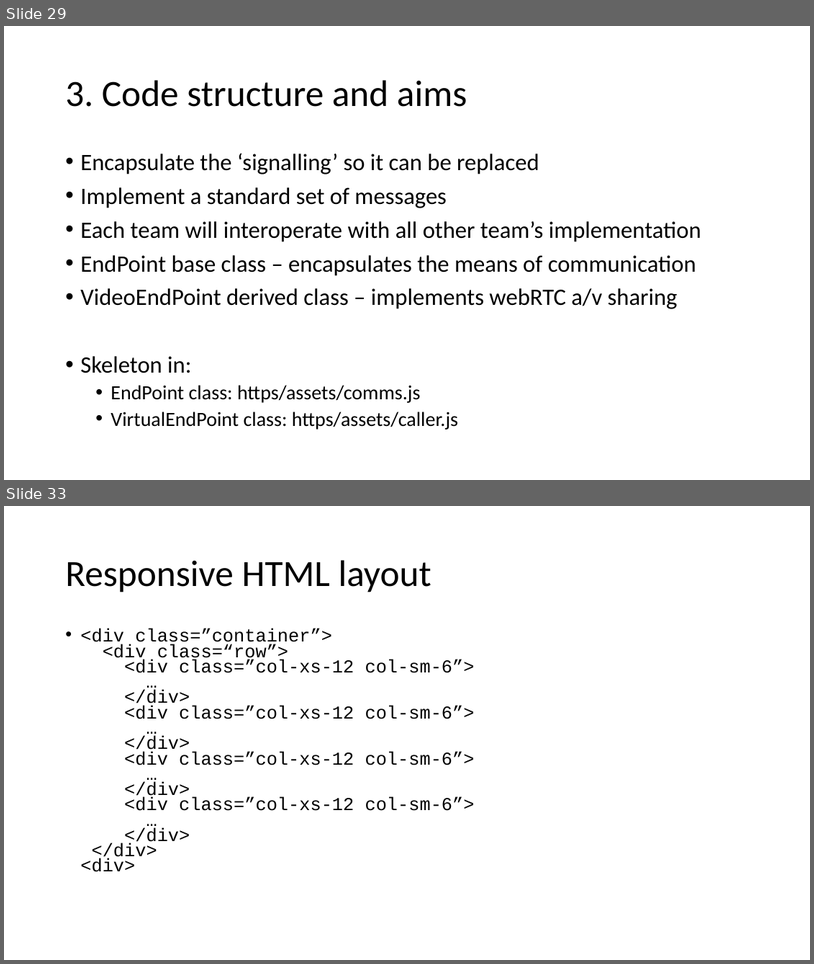
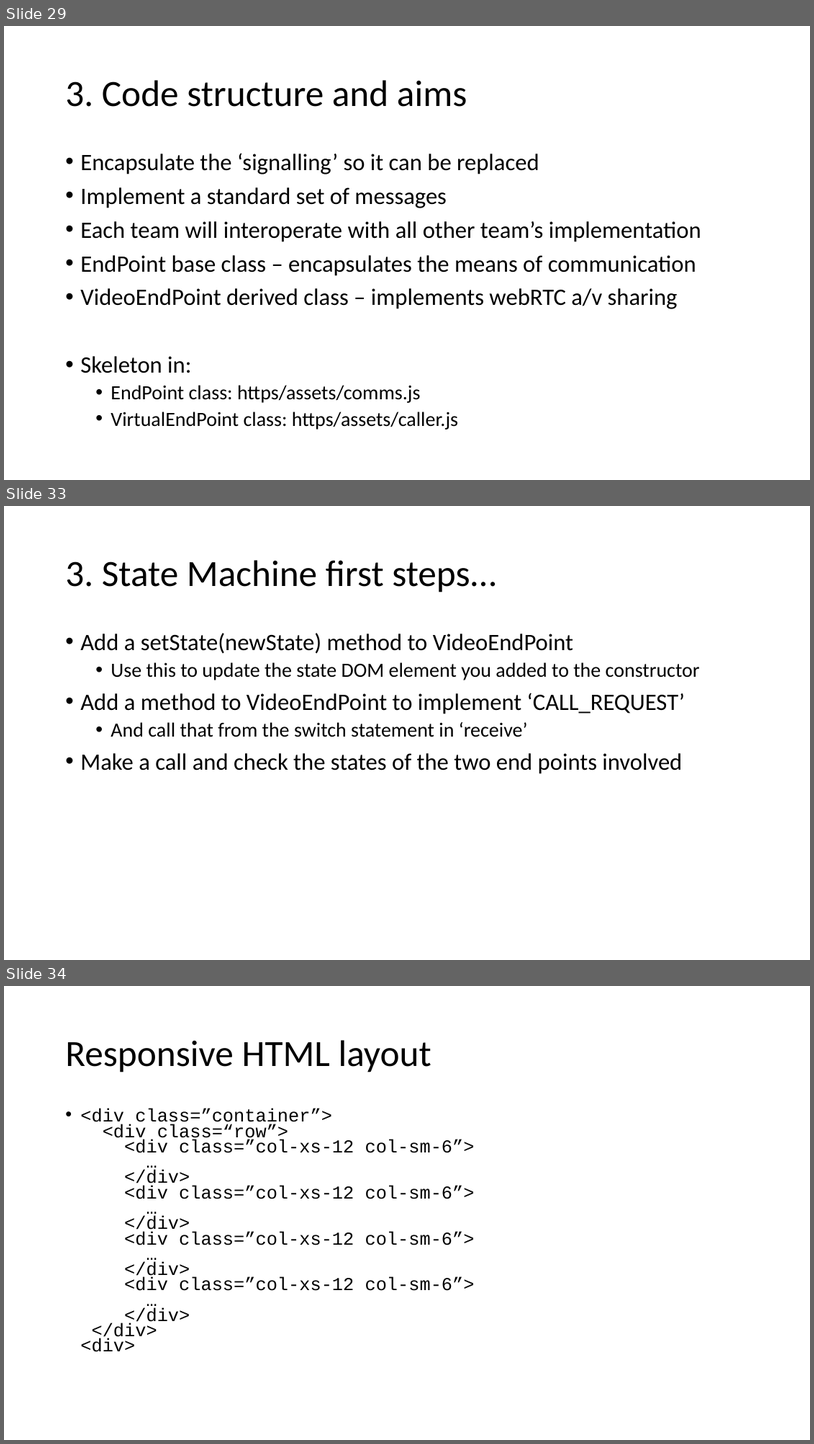
Before and after one commit to ipcortex/fac-workshop-materials, a slide deck: presentations/FAC9 Workshop.pptx. Shown one above the other, each under a label of ours: slides 29 and 33 before the commit, slides 29, 33 and 34 after it; the slides between them are not shown. The pictures are 814x964 and 814x1444 pixels, drawn with LibreOffice and Linux fonts; fonts in the diff are those of the drawing. Boxes give left, top, right and bottom in pixels: in the first picture for what was removed or moved away, otherwise in the second. Text is boxed around its words. In the diff, an @@ line names an element or a change of style, - is before the commit and + after.

```diff
--- a/presentations/FAC9 Workshop.pptx
+++ b/presentations/FAC9 Workshop.pptx
@@ slide 33 added at (4, 506, 810, 960), background #FFFFFF @@
@@ title added at (65, 560, 496, 592), 44 pt, text #000000 @@
+3. State Machine first steps…
@@ text added at (80, 633, 700, 774), 28 pt, text #000000 @@
+• Add a setState(newState) method to VideoEndPoint
+  • Use this to update the state DOM element you added to the constructor
+• Add a method to VideoEndPoint to implement ‘CALL_REQUEST’
+  • And call that from the switch statement in ‘receive’
+• Make a call and check the states of the two end points involved
@@ what was slide 33 is now slide 34 @@
```
Also in this commit, not shown: 1 slide changed.
